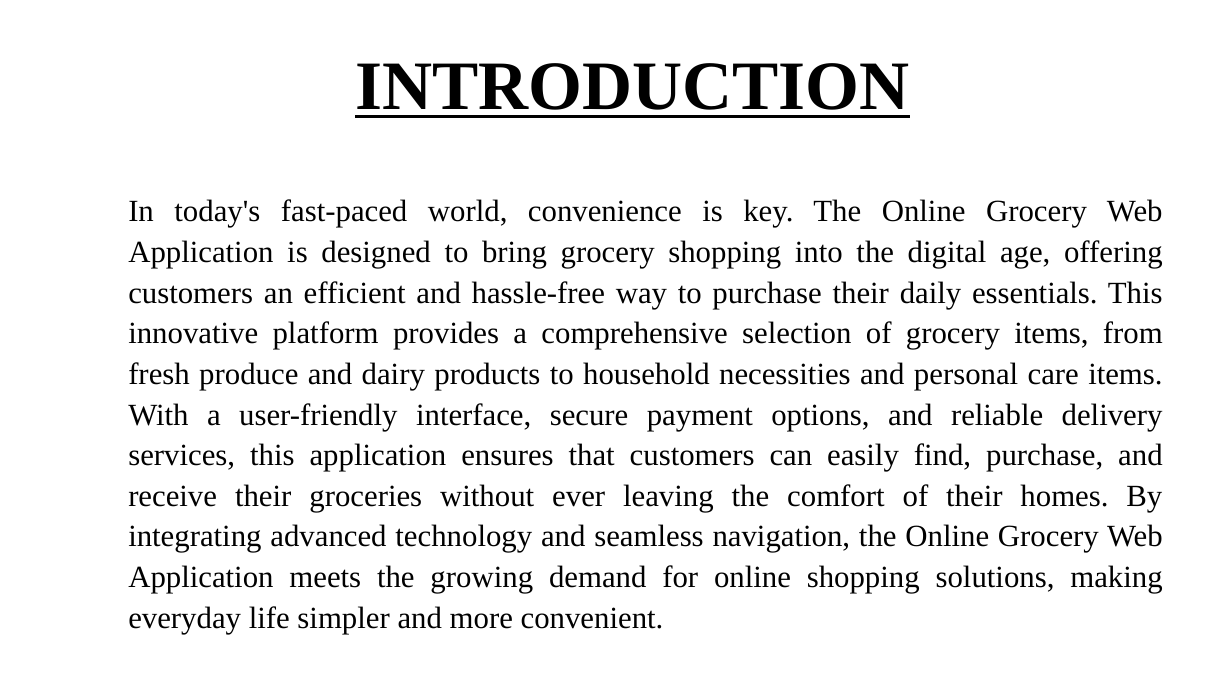
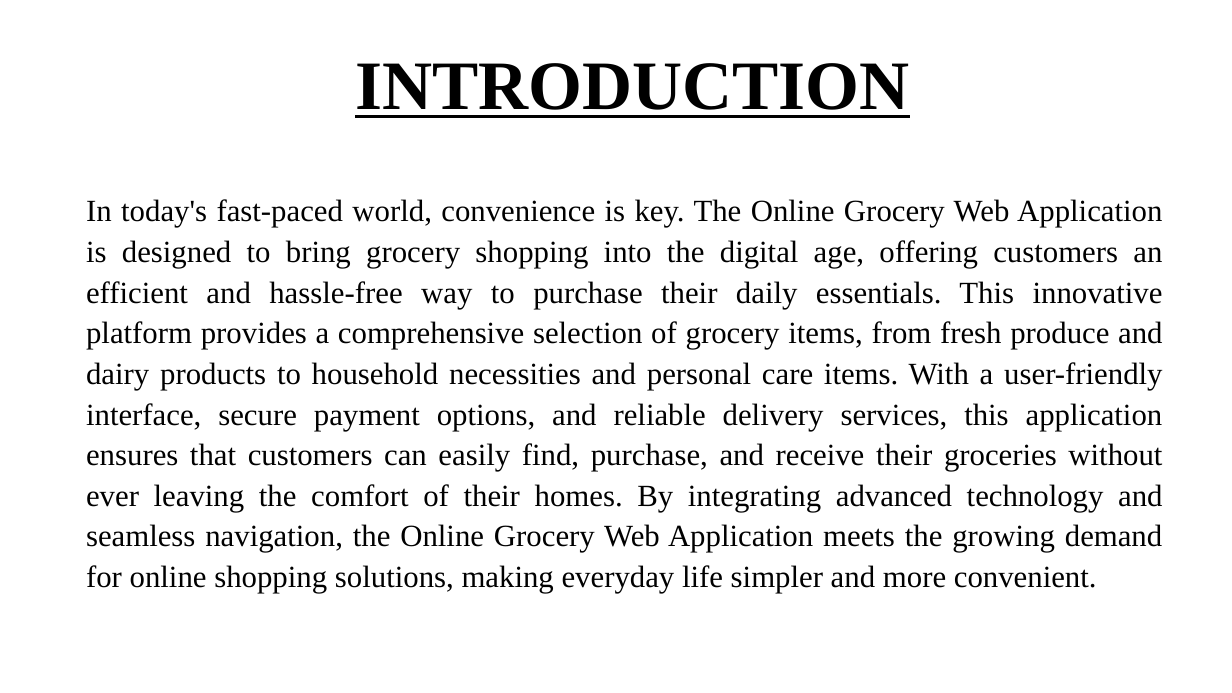
Before and after one commit to saisakthivel/MongoDB_MERNstack, a slide deck: slide 3 of GROCERY WEB APP 1.pptx. Drawn at 1232x693 pixels with LibreOffice and Linux fonts; fonts in the diff are those of the drawing. Boxes give left, top, right and bottom in pixels: in the first picture for what was removed or moved away, otherwise in the second. Text is boxed around its words. In the diff, an @@ line names an element or a change of style, - is before the commit and + after.

```diff
--- a/GROCERY WEB APP 1.pptx
+++ b/GROCERY WEB APP 1.pptx
@@ text "In today's fast-paced world, convenience ..." rewrapped from (x1=128, y1=199, x2=1163, y2=593) to (x1=86, y1=199, x2=1163, y2=593) @@
```
Also in this commit, not shown: 4 other slides changed.
